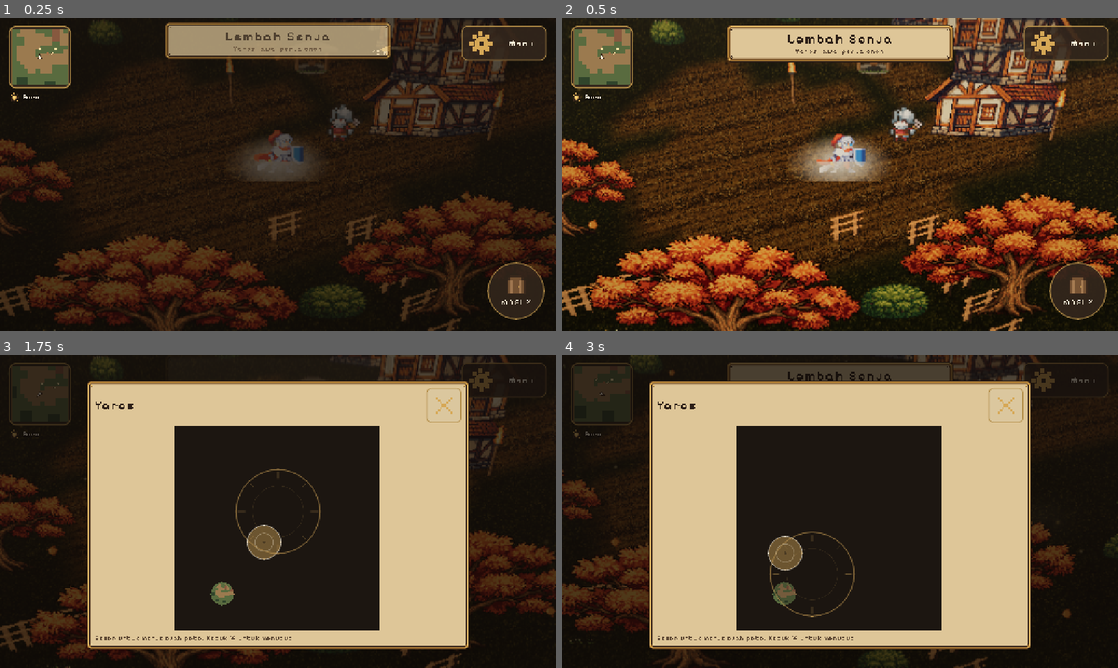
Above: before the commit, frames 1-4 (two rows, left to right).
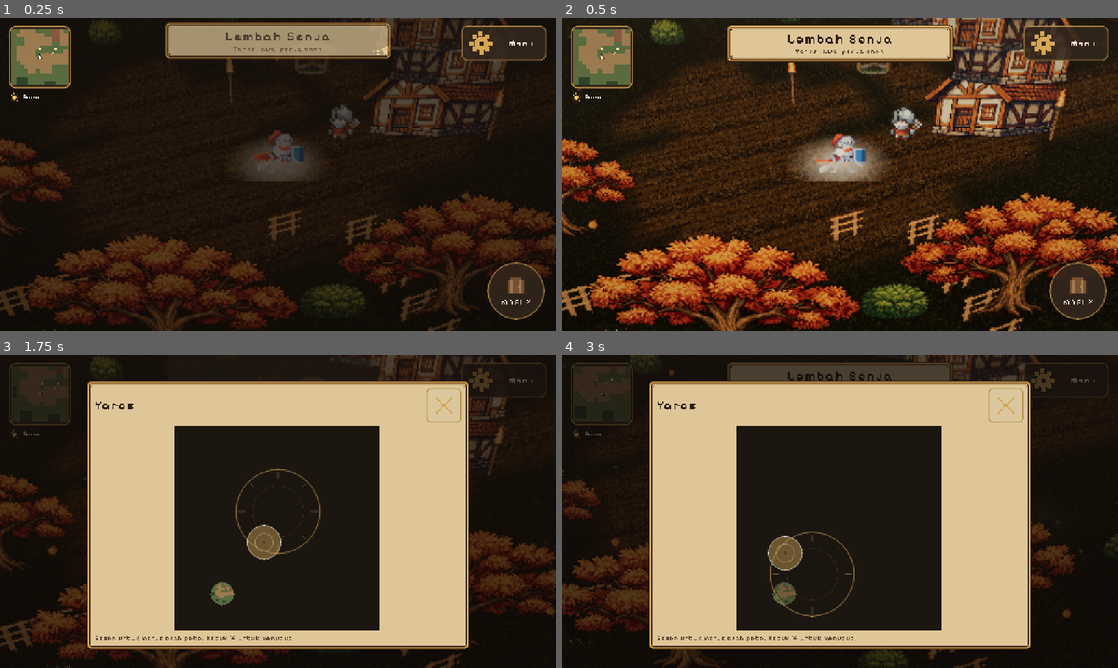
Above: after the commit, the same moments.

Repository: KyokoApp/GodotMe
Game: Godot game, scene res://game/Main.tscn
Two runs of this game, one before a commit and one after it. Both use one fixed random seed, a clock stepped at 60 frames per second and the inputs below.
Inputs (mouse positions are in pixels of both pictures, inside the frame that each line leads up to):
- Up to frame 1 (0.25 s): no input
- Up to frame 2 (0.5 s): no input
- Up to frame 3 (1.75 s): tap Enter at 0.5 s; drag from (38, 392) to (333, 442) at 0.52 s; drag from (278, 511) to (250, 574) at 1.27 s
- Up to frame 4 (3 s): move the mouse to (895, 442) at 2.02 s; hold Right (ui_right) 2.03-2.75 s; tap Enter at 2.1 s; drag from (812, 574) to (673, 464) at 2.77 s

The runs differ from the first frame. In frame 2, 0.1% of the frame differs, in the area x 15-73%, y 25-75%; in frame 3, less than 0.1%; in frame 4, less than 0.1%.

Commit message:
tekstur dunia dibaca sebagai byte PNG seperti langkah 1 (impor sRGB membuat rumput nyaris hitam dan dunia jadi cokelat); danau dapat dasar (tidak lagi lubang menghitam); koreksi cahaya ditegakkan
Co-authored-by: arena-agent <297053741+arena-agent@users.noreply.github.com>

Diff:
--- a/game/game/world/Diorama.gd
+++ b/game/game/world/Diorama.gd
@@ -121,7 +121,7 @@
 	env.background_color = Color(0.42, 0.35, 0.30)
 	env.ambient_light_source = Environment.AMBIENT_SOURCE_COLOR
 	env.ambient_light_color = Color(0.56, 0.60, 0.72)
-	env.ambient_light_energy = 0.70
+	env.ambient_light_energy = 0.55
 	env.tonemap_mode = Environment.TONE_MAPPER_ACES
 	env.tonemap_exposure = 1.0
 	# White point 6.0 was chosen for the tiny lantern-lit glade of step 1, where
@@ -130,7 +130,7 @@
 	# 1.0 to roughly 0.45 when white is 6, so half the world's brightness went
 	# away before it reached the screen. 1.5 keeps the highlight roll-off without
 	# eating the midtones.
-	env.tonemap_white = 1.5
+	env.tonemap_white = 3.0
 	# warm afternoon haze -> depth without a depth-of-field pass
 	env.fog_enabled = true
 	env.fog_light_color = Color(0.74, 0.68, 0.62)
--- a/game/game/world/RegionMesh.gd
+++ b/game/game/world/RegionMesh.gd
@@ -110,6 +110,7 @@
 			var centre: Vector2 = data.call("tile_centre", tx, tz)
 			var base := Vector3(centre.x - cell * 0.5, 0.0, centre.y - cell * 0.5)
 			if ter == T_SHALLOW or ter == T_DEEP:
+				_add_bed(data, tx, tz, base, cell, level_h, ter, terrain)
 				_add_water(data, tx, tz, base, cell, level_h, ter, water)
 				continue
 			if code == S_BRIDGE:
@@ -533,6 +534,29 @@
 	quad(wood, p2, uv, Color(0.9, 0.86, 0.8, 1.0), 1.0, Vector3.BACK)
 
 
+## The floor of the lake, drawn UNDER the water surface. Without it a water tile
+## is a hole in the mesh: the surface is semi-transparent, so looking across a
+## lake showed the background through it - flat black polygons with tile-shaped
+## edges, which is what the Danau Cermin capture caught.
+static func _add_bed(data: RefCounted, tx: int, tz: int, base: Vector3, cell: float,
+		level_h: float, ter: int, surf: Dictionary) -> void:
+	var ch: PackedFloat32Array = data.call("corner_heights", tx, tz)
+	var drop := 0.55 if ter == T_SHALLOW else 1.30
+	var p := [
+		base + Vector3(0.0, ch[0] - drop, 0.0),
+		base + Vector3(cell, ch[1] - drop, 0.0),
+		base + Vector3(0.0, ch[2] - drop, cell),
+		base + Vector3(cell, ch[3] - drop, cell),
+	]
+	var uv := [Vector2(p[0].x, p[0].z), Vector2(p[1].x, p[1].z),
+		Vector2(p[2].x, p[2].z), Vector2(p[3].x, p[3].z)]
+	# wet sand at the edge, darker silt in the deep: the same atlas cells the
+	# shore uses, just mixed the other way round
+	var sand := 0.75 if ter == T_SHALLOW else 0.35
+	quad(surf, p, uv, Color(0.0, 0.15 if ter == T_DEEP else 0.0, sand, 0.0),
+		0.78 if ter == T_DEEP else 0.9, Vector3.UP)
+
+
 static func _add_water(data: RefCounted, tx: int, tz: int, base: Vector3, cell: float,
 		level_h: float, ter: int, water: Dictionary) -> void:
 	var y := float(int(data.call("tile_height", tx, tz))) * level_h - 0.14
--- a/game/game/world/RegionView.gd
+++ b/game/game/world/RegionView.gd
@@ -56,6 +56,7 @@
 var _prop_mms: Dictionary = {}      # kind -> MultiMeshInstance3D
 var _tall: Array = []               # [kind, index, x, z, height] of occluders
 var _layout: Array = []             # [kind, x, z, w, h, ground] every placed prop
+var _tex_cache: Dictionary = {}     # path -> ImageTexture
 var _faded: Dictionary = {}         # "kind/index" -> 0.0 while dissolved
 var _quad: ArrayMesh
 var _chunks: Dictionary = {}        # Vector2i -> Node3D
@@ -136,10 +137,25 @@
 	return parsed
 
 
+## World textures are read as PNG BYTES, exactly as WorldArt.tex() has done since
+## step 1. This is not a style choice: a PNG imported by the editor is flagged
+## sRGB, so the GPU linearises every sample before the shader sees it, and the
+## grass tile - which is a dark forest green in sRGB - arrives almost black. That
+## single difference turned the valley's lawn into the brown smear the first
+## region captures showed. Raw ImageTexture samples keep the tile's own colours,
+## which is the look the valley was approved with.
 func _tex(path: String) -> Texture2D:
-	if not ResourceLoader.exists(path):
+	if _tex_cache.has(path):
+		return _tex_cache[path]
+	if not FileAccess.file_exists(path):
 		return null
-	return load(path) as Texture2D
+	var img := Image.new()
+	if img.load_png_from_buffer(FileAccess.get_file_as_bytes(path)) != OK:
+		push_error("[REGION] PNG rusak: %s" % path)
+		return null
+	var tex := ImageTexture.create_from_image(img)
+	_tex_cache[path] = tex
+	return tex
 
 
 ## A single quad, -0.5..0.5 in x and y. The prop shader rebuilds the billboard
--- a/game/game/world/terrain.gdshader
+++ b/game/game/world/terrain.gdshader
@@ -49,7 +49,7 @@
 	// ground gets a small standing bounce of its own instead of going black in
 	// the lee of every wall.
 	c *= UV2.x;
-	ALBEDO = c * light_tint * vec3(1.16, 1.18, 1.08);
+	ALBEDO = c * light_tint;
 	ROUGHNESS = 1.0;
 	SPECULAR = 0.0;
 }
